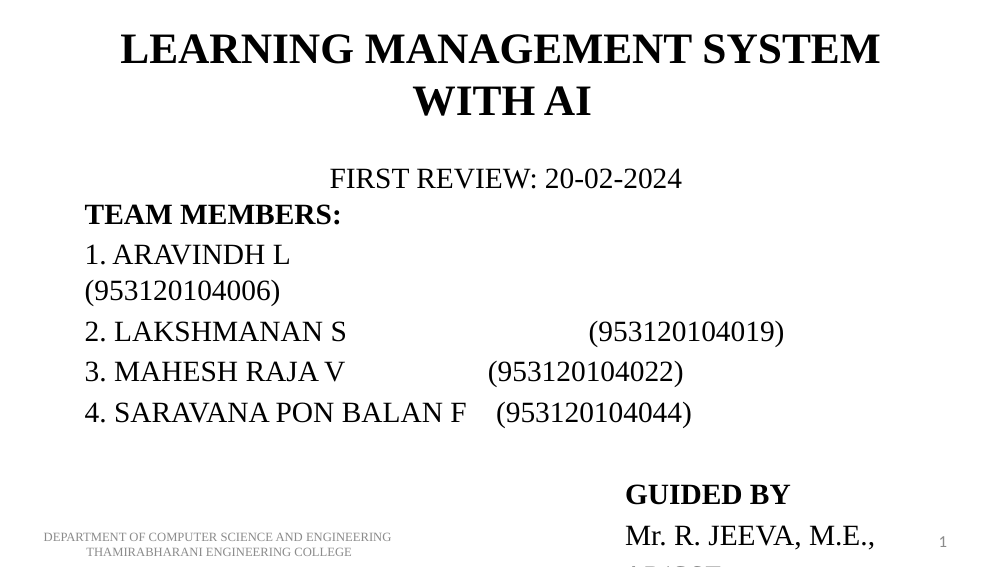
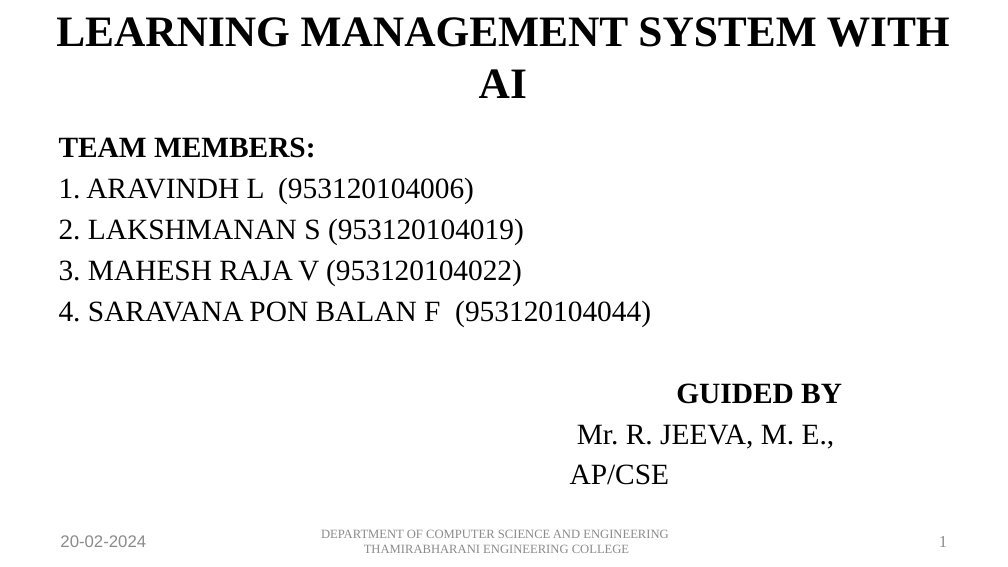
Before and after one commit to Saravana-Pon-Balan/LMS, a slide deck: slide 1 of Docs/review 1.pptx. Drawn at 1008x567 pixels with LibreOffice and Linux fonts; fonts in the diff are those of the drawing. Boxes give left, top, right and bottom in pixels: in the first picture for what was removed or moved away, otherwise in the second. Text is boxed around its words. In the diff, an @@ line names an element or a change of style, - is before the commit and + after.

```diff
--- a/Docs/review 1.pptx
+++ b/Docs/review 1.pptx
@@ title "LEARNING MANAGEMENT SYSTEM WITH AI": place and size @@
-title "LEARNING MANAGEMENT SYSTEM WITH AI" at [120,34,880,189]
+title "LEARNING MANAGEMENT SYSTEM WITH AI" at [56,17,950,98]
@@ text "TEAM MEMBERS:": place and size @@
-text "TEAM MEMBERS:" at [85,204,875,550]
+text "TEAM MEMBERS:" at [59,137,842,485]
@@ title at [330,168,682,189]: paragraph removed @@
-FIRST REVIEW: 20-02-2024
@@ text at [577,424,835,449]: text changed @@
-Mr. R. JEEVA, M.E.,
+Mr. R. JEEVA, M. E.,
@@ text at [570,464,670,485]: indent changed @@
@@ text added at [60,535,146,547], 12 pt, text #8B8B8B @@
+20-02-2024
@@ text "DEPARTMENT OF COMPUTER SCIENCE AND ...": place and size @@
-text "DEPARTMENT OF COMPUTER SCIENCE AND ..." at [44,533,391,556]
+text "DEPARTMENT OF COMPUTER SCIENCE AND ..." at [321,530,668,553]
@@ text "1" at [939,536,947,547]: font Calibri to Times New Roman @@
```
Also in this commit, not shown: 11 other slides changed, 9 slides added, 6 slides removed, 9 other files.
